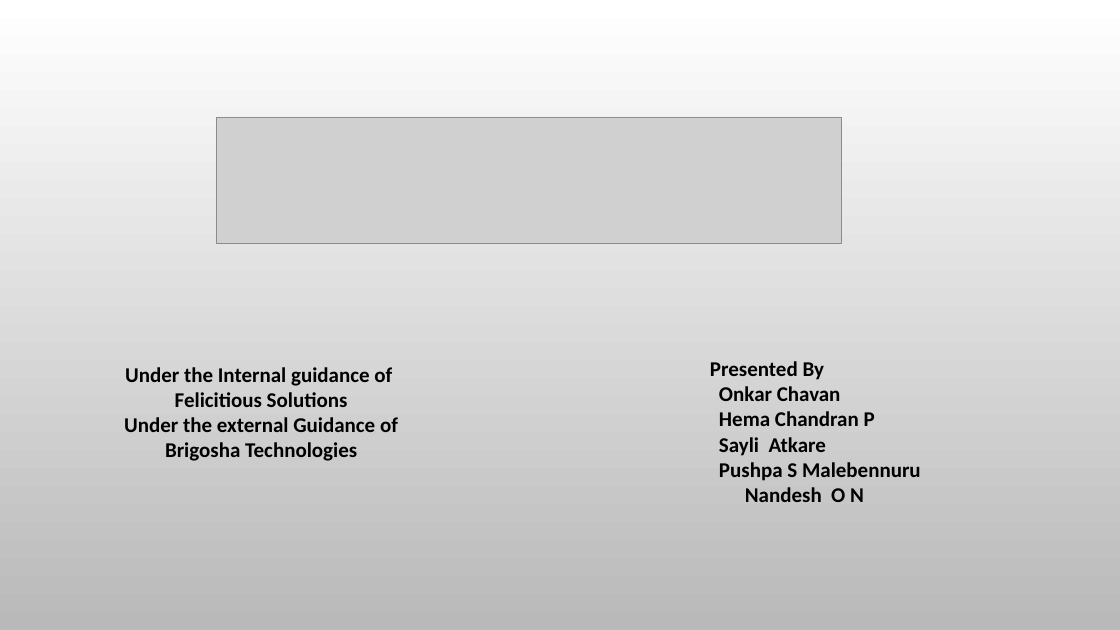
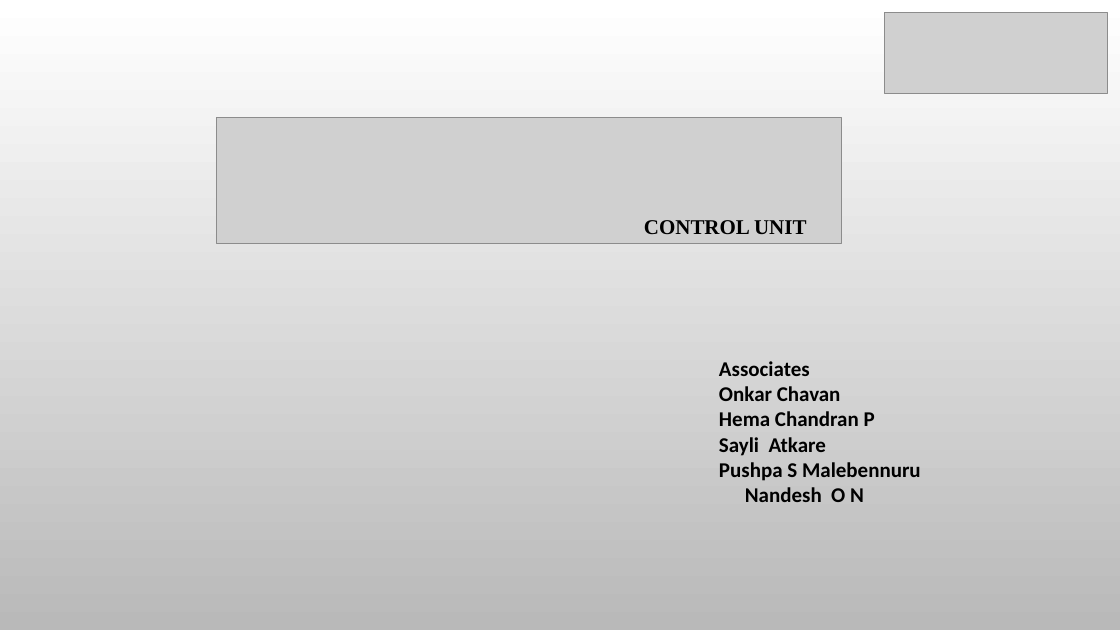
Before and after one commit to SKUP-BATCH3/team4, a slide deck: slide 1 of Final ppt 7-10-22.pptx. Drawn at 1120x630 pixels with LibreOffice and Linux fonts; fonts in the diff are those of the drawing; grey boxes stand for pictures; background and template pictures are left out. Boxes give left, top, right and bottom in pixels: in the first picture for what was removed or moved away, otherwise in the second. Text is boxed around its words. In the diff, an @@ line names an element or a change of style, - is before the commit and + after.

```diff
--- a/Final ppt 7-10-22.pptx
+++ b/Final ppt 7-10-22.pptx
@@ picture added at (x1=885, y1=13, x2=1108, y2=94) @@
@@ text added at (x1=644, y1=220, x2=806, y2=234), 18 pt, text #000000, bold @@
+CONTROL UNIT
@@ text removed at (x1=124, y1=367, x2=398, y2=461) @@
-Under the Internal guidance of
-Felicitious Solutions
-Under the external Guidance of
-Brigosha Technologies
@@ text at (x1=719, y1=361, x2=810, y2=376): text changed @@
-Presented By
+Associates
```
Also in this commit, not shown: 15 other slides changed, 4 slides added, 4 slides removed, 1 other file.
